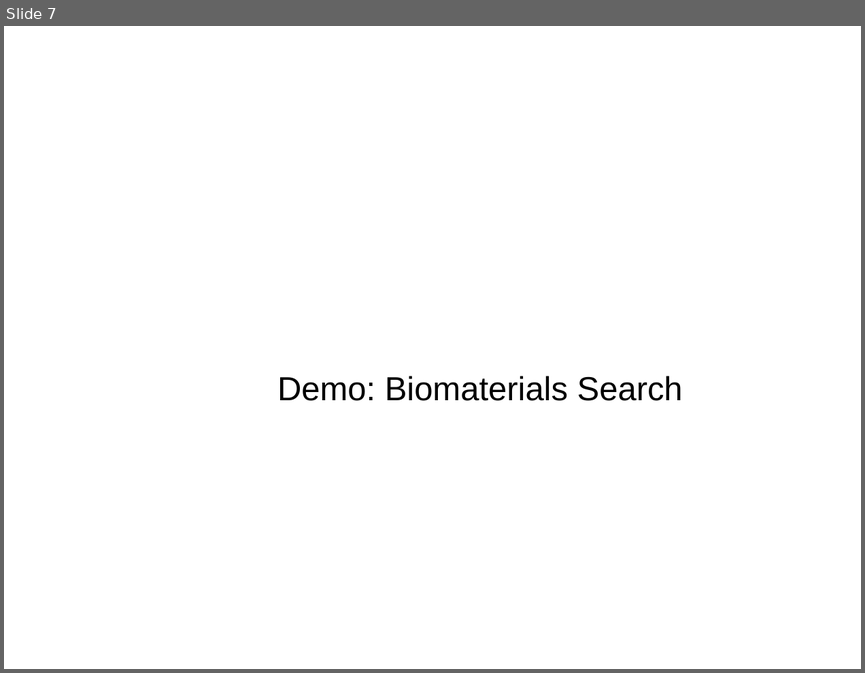
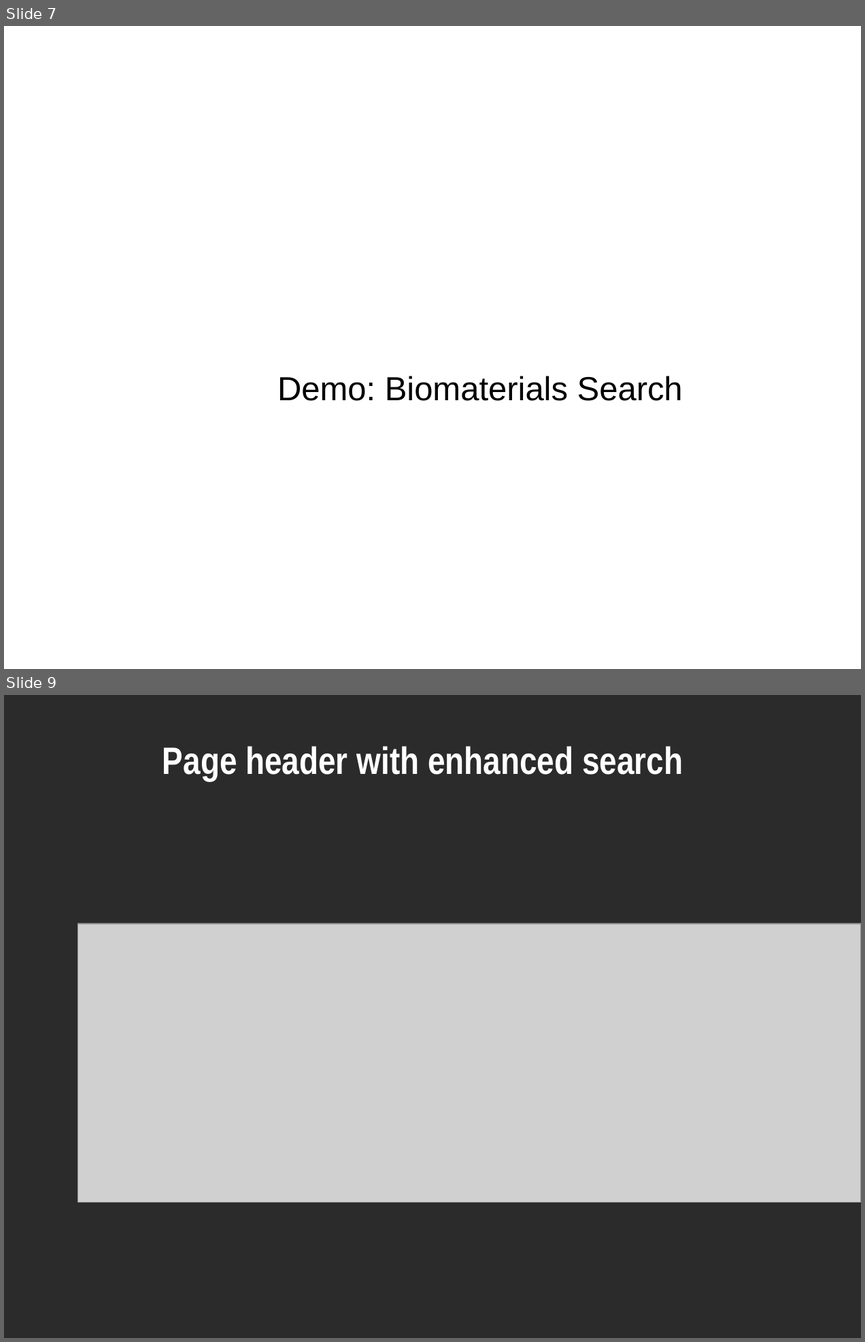
Before and after one commit to NCIP/caarray-docs, a slide deck: project_management/open_meetings/caArray User Community Meeting 2008.10.01.ppt. Shown one above the other, each under a label of ours: slide 7 before the commit, slides 7 and 9 after it; the slides between them are not shown. The pictures are 865x673 and 865x1342 pixels, drawn with LibreOffice and Linux fonts; fonts in the diff are those of the drawing; grey boxes stand for pictures; background and template pictures are left out; a plain dark background stands for a picture behind light text. Boxes give left, top, right and bottom in pixels: in the first picture for what was removed or moved away, otherwise in the second. Text is boxed around its words. In the diff, an @@ line names an element or a change of style, - is before the commit and + after.

Commit message:
added biomaterial search screenshots

```diff
--- a/project_management/open_meetings/caArray User Community Meeting 2008.10.01.ppt
+++ b/project_management/open_meetings/caArray User Community Meeting 2008.10.01.ppt
@@ slide 9 added at (4,695,861,1338), background picture (left out) @@
@@ title added at (162,746,683,781), 32 pt, text #FFFFFF, bold @@
+Page header with enhanced search
@@ picture added at (77,923,861,1202) @@
```
Also in this commit, not shown: 8 other slides added.
